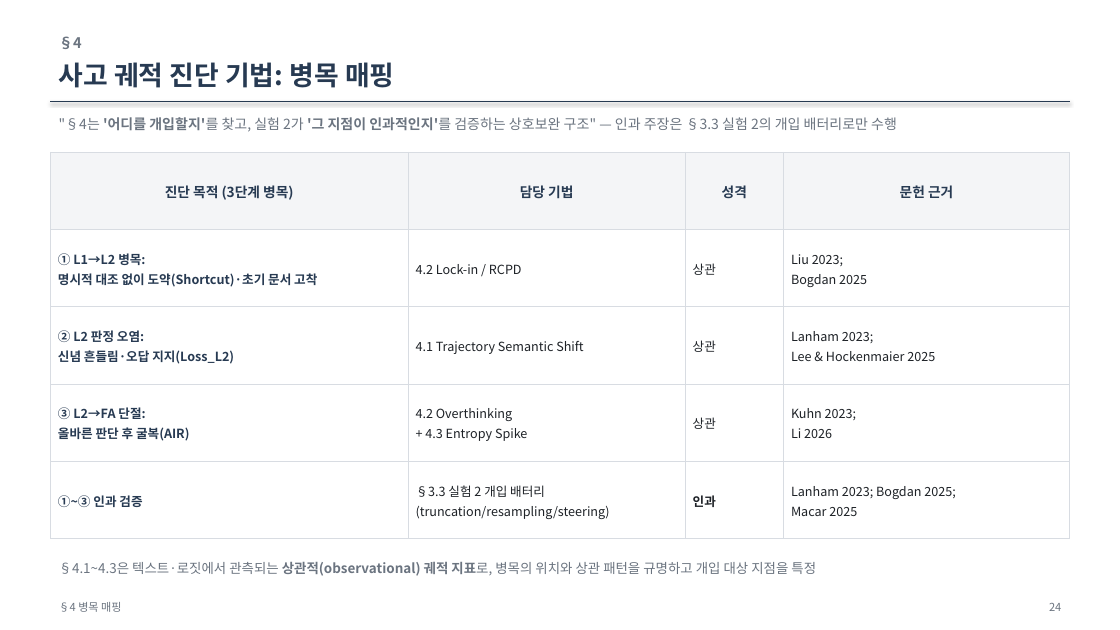
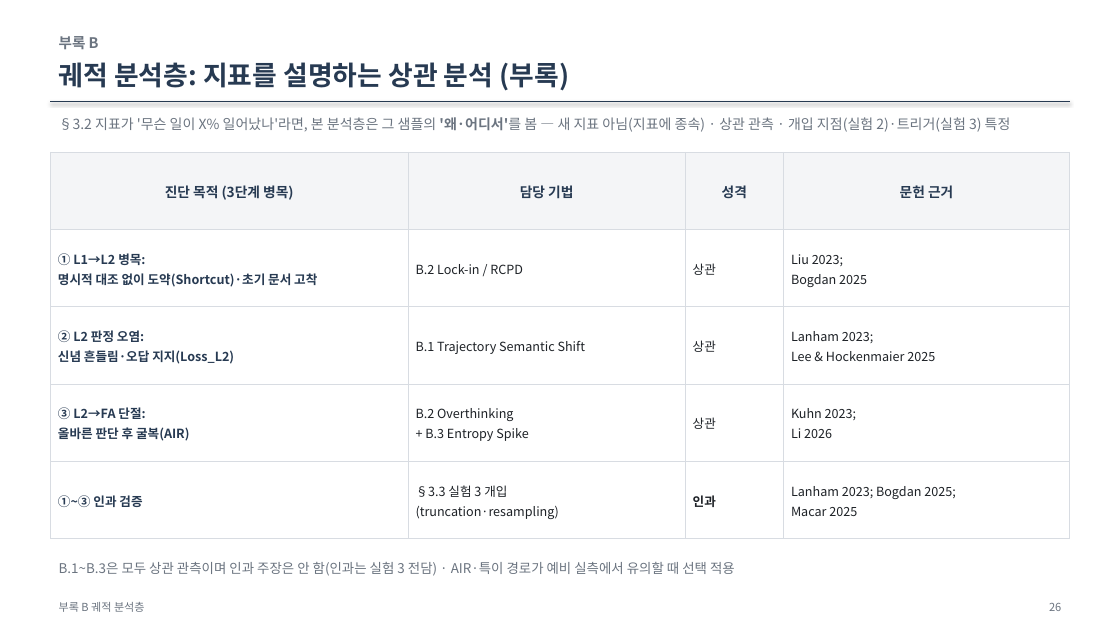
Before and after one commit to jin-ryu/temporal-conflict-qa, a slide deck: slide 26 of docs/ThinkConflict_연구보고.pptx (slide 24 before the commit). Drawn at 1120x630 pixels with LibreOffice and Linux fonts; fonts in the diff are those of the drawing. Boxes give left, top, right and bottom in pixels: in the first picture for what was removed or moved away, otherwise in the second. Text is boxed around its words. In the diff, an @@ line names an element or a change of style, - is before the commit and + after.

Commit message:
docs: ThinkConflict 계획서 대개편 — 진단 프레임워크를 1차 기여로 전면화(기여 목록·한줄요약 신설), 실험 재구성(귀속통제 통합·인과개입 truncation+resampling 한정, AIR-Gate/steering/attention/로드맵 제거), 지표·라벨타당성·측정규약 표준화, 실험결과 섹션 신설·References 스타일화·RQ/헤딩 순번 통일 + PPT 동기화

```diff
--- a/docs/ThinkConflict_연구보고.pptx
+++ b/docs/ThinkConflict_연구보고.pptx
@@ text at bbox=[59, 36, 99, 50]: text changed @@
-§4
+부록 B
@@ text at bbox=[59, 62, 570, 91]: text changed @@
-사고 궤적 진단 기법: 병목 매핑
+궤적 분석층: 지표를 설명하는 상관 분석 (부록)
@@ text at bbox=[59, 117, 1011, 132]: text changed @@
-"§4는 '어디를 개입할지'를 찾고, 실험 2가 '그 지점이 인과적인지'를 검증하는 상호보완 구조" — 인과 주장은 §3.3 실험 2의 개입 배터리로만 수행
+§3.2 지표가 '무슨 일이 X% 일어났나'라면, 본 분석층은 그 샘플의 '왜·어디서'를 봄 — 새 지표 아님(지표에 종속) · 상관 관측 · 개입 지점(실험 2)·트리거(실험 3) 특정
@@ table at bbox=[50, 152, 1070, 539] @@
-row 2, column 2: 4.2 Lock-in / RCPD
+row 2, column 2: B.2 Lock-in / RCPD
-row 3, column 2: 4.1 Trajectory Semantic Shift
+row 3, column 2: B.1 Trajectory Semantic Shift
-row 4, column 2: 4.2 Overthinking / + 4.3 Entropy Spike
+row 4, column 2: B.2 Overthinking / + B.3 Entropy Spike
-row 5, column 2: §3.3 실험 2 개입 배터리 / (truncation/resampling/steering)
+row 5, column 2: §3.3 실험 3 개입 / (truncation·resampling)
@@ text at bbox=[59, 562, 735, 576]: text changed @@
-§4.1~4.3은 텍스트·로짓에서 관측되는 상관적(observational) 궤적 지표로, 병목의 위치와 상관 패턴을 규명하고 개입 대상 지점을 특정
+B.1~B.3은 모두 상관 관측이며 인과 주장은 안 함(인과는 실험 3 전담) · AIR·특이 경로가 예비 실측에서 유의할 때 선택 적용
@@ text at bbox=[59, 602, 145, 612]: text changed @@
-§4 병목 매핑
+부록 B 궤적 분석층
@@ text at bbox=[1049, 603, 1061, 611]: text changed @@
-24
+26
```
Also in this commit, not shown: 17 other slides changed, 1 slide added, 2 slides removed, 2 other files.
